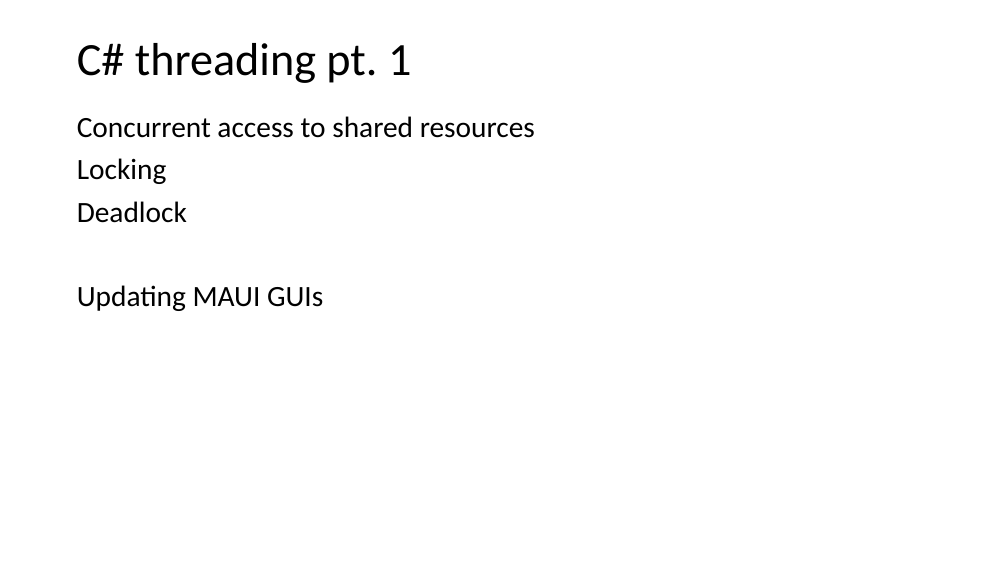
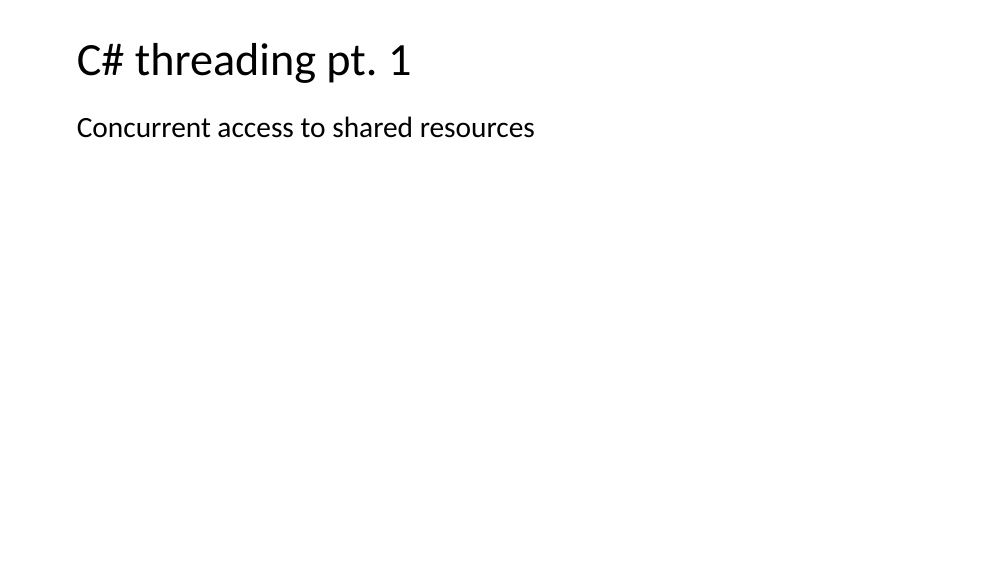
Before and after one commit to codesmurf/st3its3_teaching, a slide deck: slide 2 of 05 Thread Synchronization 1/Thread Synchronization.pptx. Drawn at 1008x567 pixels with LibreOffice and Linux fonts; fonts in the diff are those of the drawing. Boxes give left, top, right and bottom in pixels: in the first picture for what was removed or moved away, otherwise in the second. Text is boxed around its words. In the diff, an @@ line names an element or a change of style, - is before the commit and + after.

Commit message:
Updates to Thread sync slides

```diff
--- a/05 Thread Synchronization 1/Thread Synchronization.pptx
+++ b/05 Thread Synchronization 1/Thread Synchronization.pptx
@@ text at [77, 158, 323, 311]: paragraphs removed @@
-Locking
-Deadlock
-Updating MAUI GUIs
```
Also in this commit, not shown: 10 other slides changed, 12 slides added, 1 other file.
